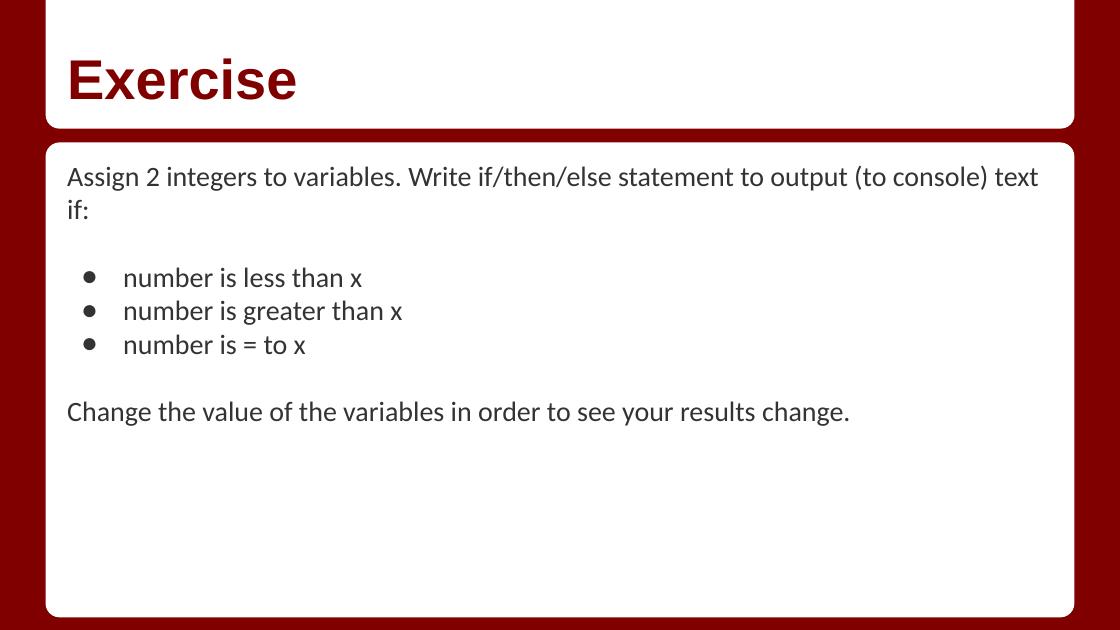
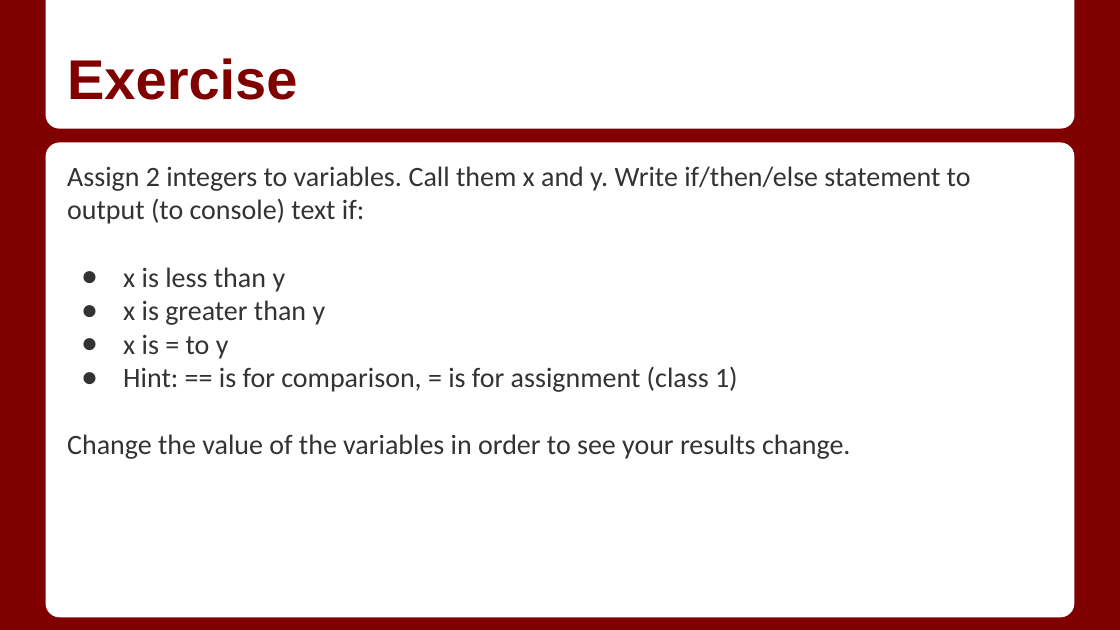
Before and after one commit to PhillyWebGuy/CE-2413-SPRING-2015, a slide deck: slide 13 of presentations/class-2/Class 2.2_ Flow Control, Loops, Arrays.pptx. Drawn at 1120x630 pixels with LibreOffice and Linux fonts; fonts in the diff are those of the drawing. Boxes give left, top, right and bottom in pixels: in the first picture for what was removed or moved away, otherwise in the second. Text is boxed around its words. In the diff, an @@ line names an element or a change of style, - is before the commit and + after.

Commit message:
Class 2, update 3

```diff
--- a/presentations/class-2/Class 2.2_ Flow Control, Loops, Arrays.pptx
+++ b/presentations/class-2/Class 2.2_ Flow Control, Loops, Arrays.pptx
@@ text at bbox=[67, 166, 971, 392]: text changed @@
-Assign 2 integers to variables. Write if/then/else statement to output (to console) text if:
-● number is less than x
-● number is greater than x
-● number is = to x
+Assign 2 integers to variables. Call them x and y. Write if/then/else statement to output (to console) text if:
+● x is less than y
+● x is greater than y
+● x is = to y
+● Hint: == is for comparison, = is for assignment (class 1)
```
Also in this commit, not shown: 2 other slides changed, 2 other files.
